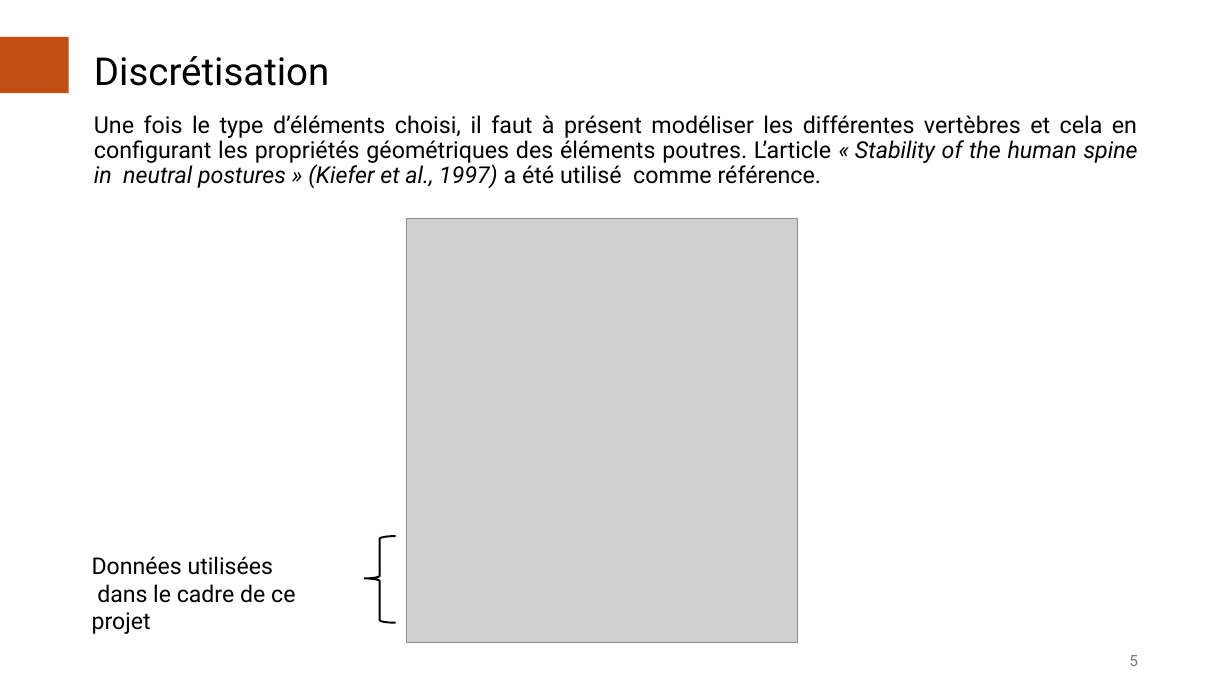
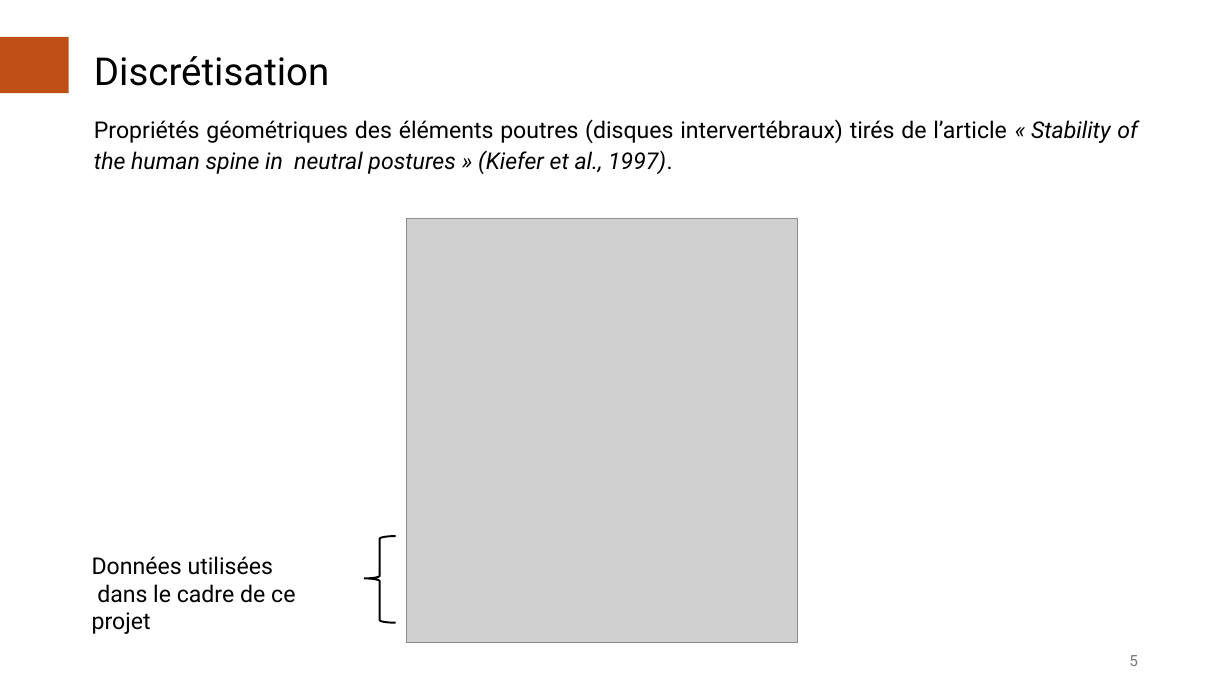
Before and after one commit to AcileSf/MEC8211ProjetFinal, a slide deck: slide 5 of Presentation_Projet.pptx. Drawn at 1232x693 pixels with LibreOffice and Linux fonts; fonts in the diff are those of the drawing; grey boxes stand for pictures. Boxes give left, top, right and bottom in pixels: in the first picture for what was removed or moved away, otherwise in the second. Text is boxed around its words. In the diff, an @@ line names an element or a change of style, - is before the commit and + after.

```diff
--- a/Presentation_Projet.pptx
+++ b/Presentation_Projet.pptx
@@ text at box(94, 119, 1138, 174): text changed; size 18.2 to 18 pt @@
-Une fois le type d’éléments choisi, il faut à présent modéliser les différentes vertèbres et cela en configurant les propriétés géométriques des éléments poutres. L’article « Stability of the human spine in neutral postures » (Kiefer et al., 1997) a été utilisé comme référence.
+Propriétés géométriques des éléments poutres (disques intervertébraux) tirés de l’article « Stability of the human spine in neutral postures » (Kiefer et al., 1997).
```
Also in this commit, not shown: 5 other slides changed, 1 other file.
